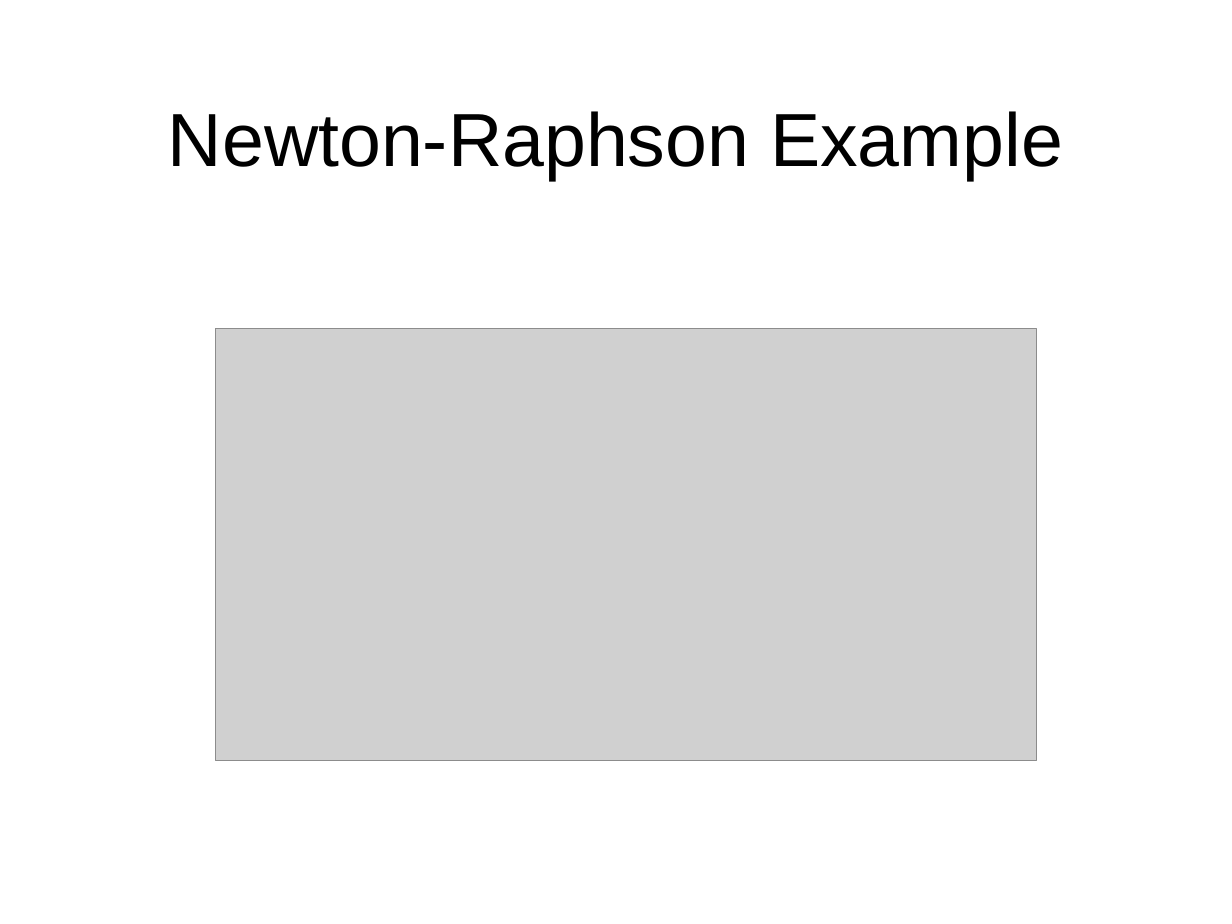
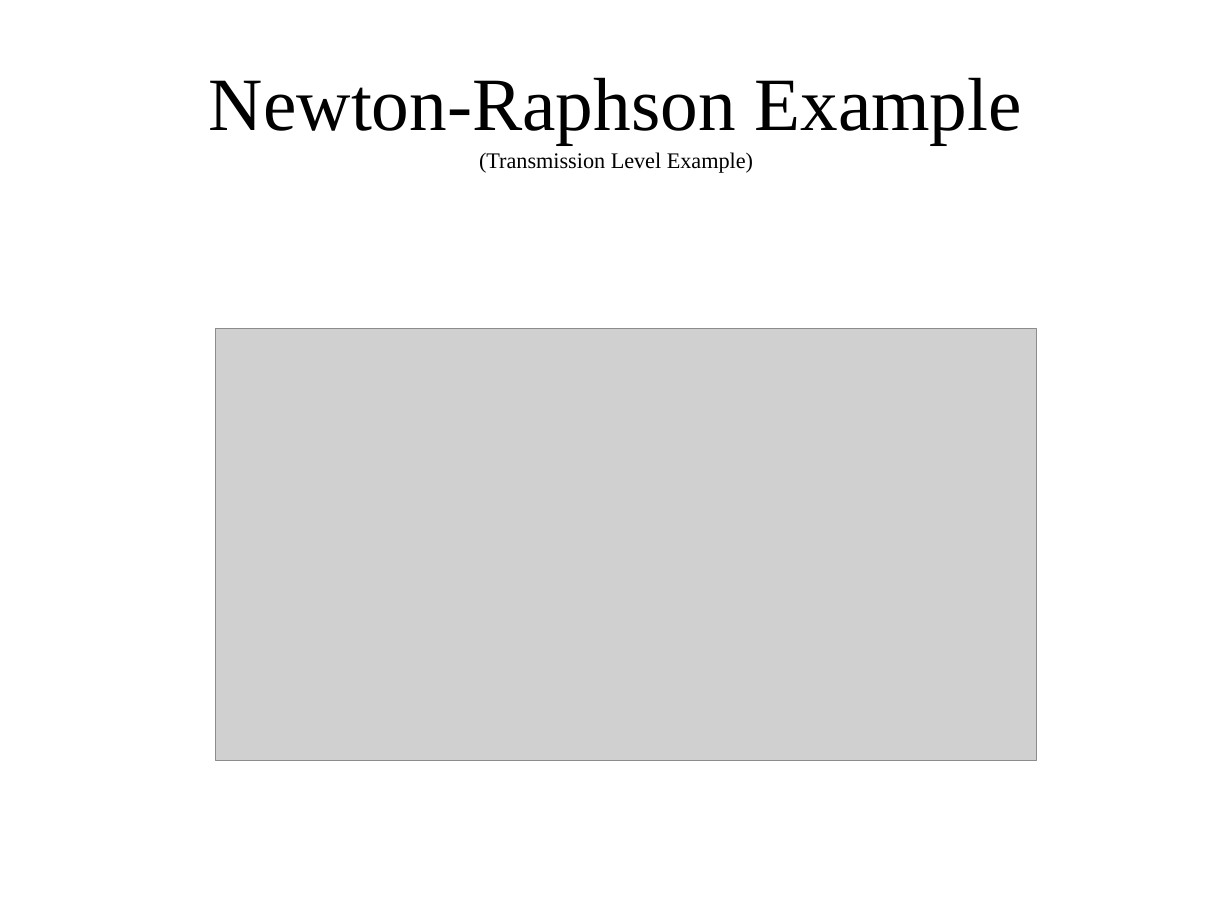
Before and after one commit to gridlab-d/course, a slide deck: slide 44 of FourDayCourse/4.1 - Powerflow Module.ppt (slide 21 before the commit). Drawn at 1232x924 pixels with LibreOffice and Linux fonts; fonts in the diff are those of the drawing; grey boxes stand for pictures; background and template pictures are left out. Boxes give left, top, right and bottom in pixels: in the first picture for what was removed or moved away, otherwise in the second. Text is boxed around its words. In the diff, an @@ line names an element or a change of style, - is before the commit and + after.

```diff
--- a/FourDayCourse/4.1 - Powerflow Module.ppt
+++ b/FourDayCourse/4.1 - Powerflow Module.ppt
@@ title at [209, 77, 1021, 173]: text changed; size 44 to 13 pt; font Arial to Times New Roman @@
-Newton-Raphson Example
+Newton-Raphson Example
+(Transmission Level Example)
```
Also in this commit, not shown: 62 other slides changed, 17 slides added, 9 slides removed.
